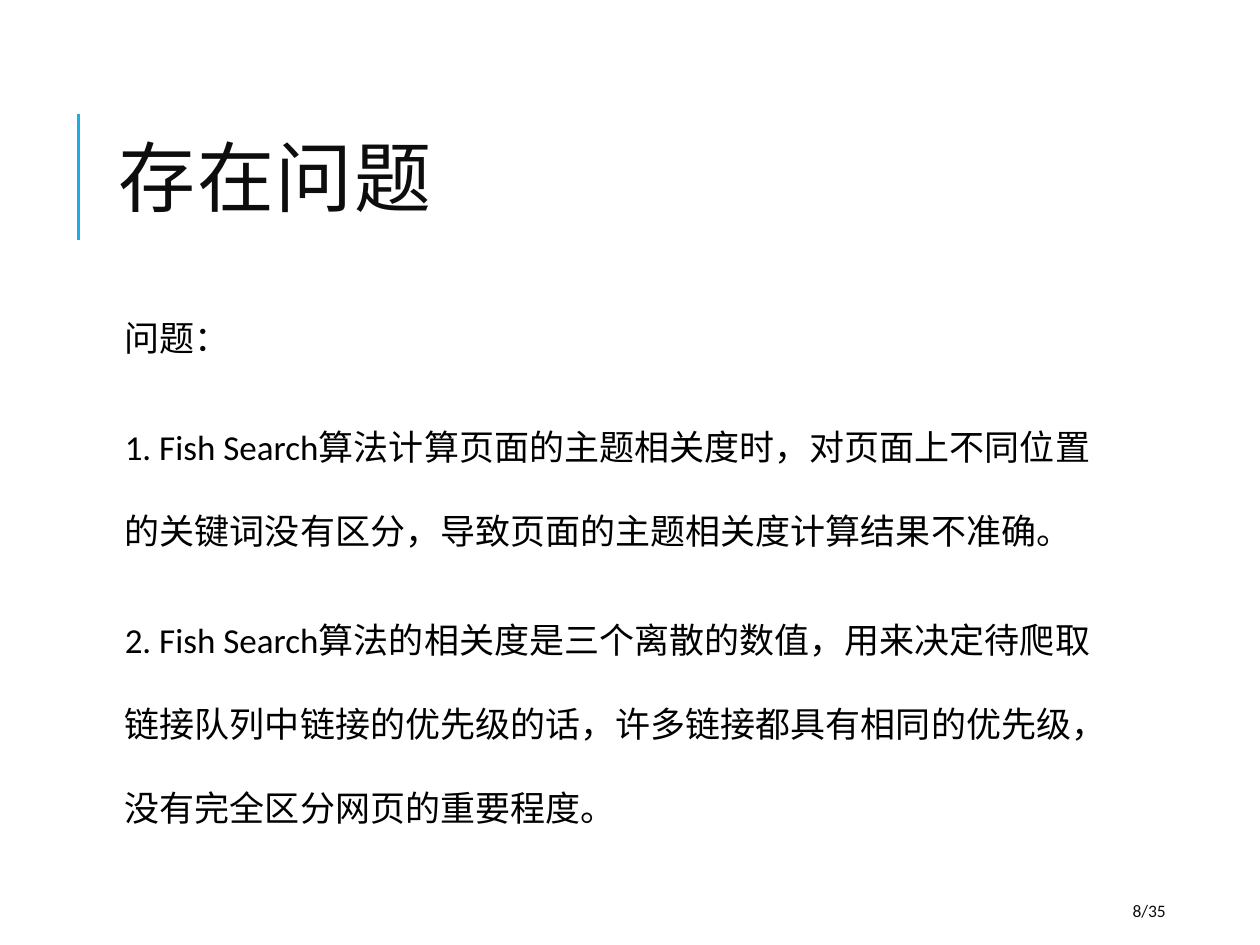
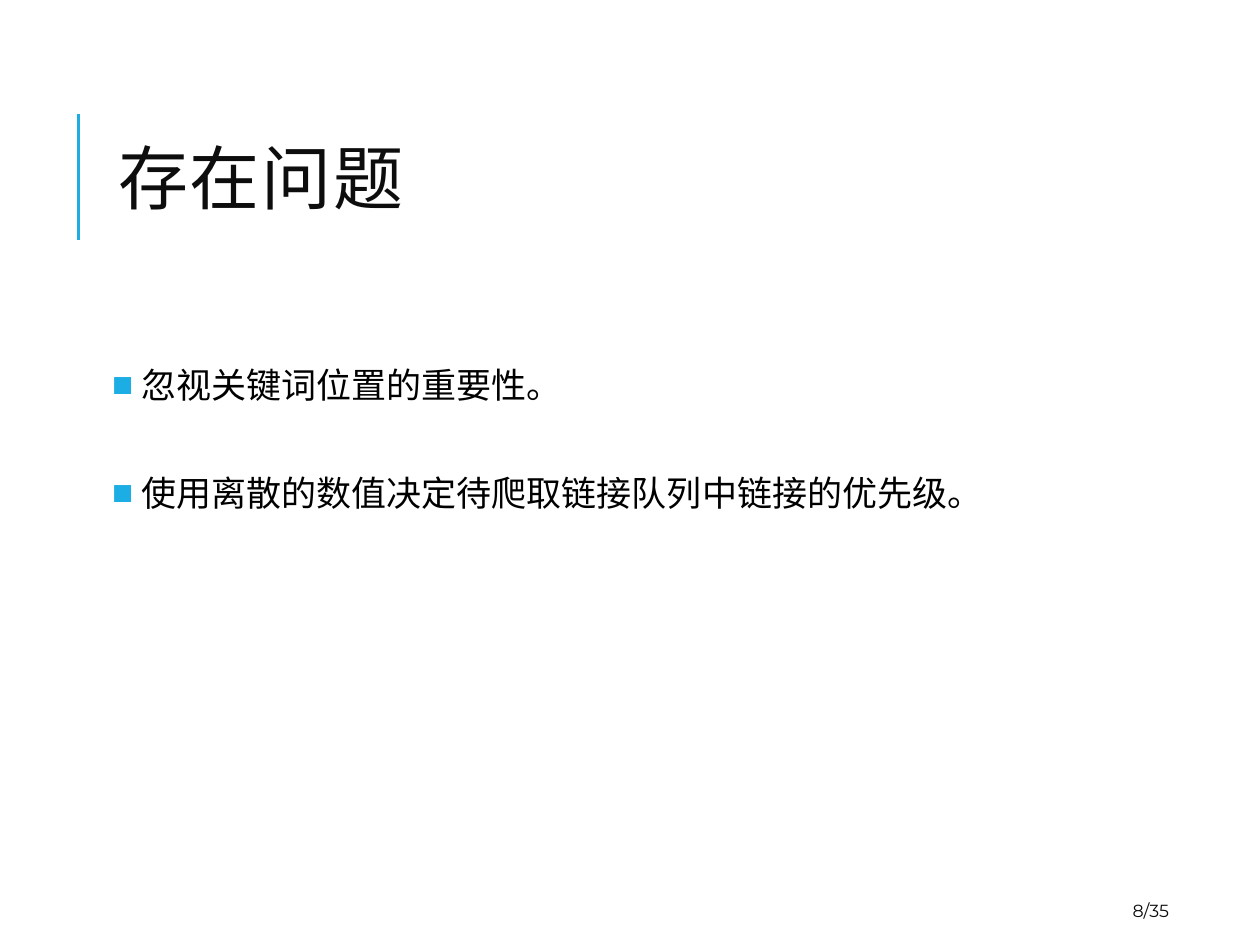
Before and after one commit to winniehajing/paper, a slide deck: slide 8 of 2012223040119-Defense-20150515-goahead.pptx. Drawn at 1260x945 pixels with LibreOffice and Linux fonts; fonts in the diff are those of the drawing. Boxes give left, top, right and bottom in pixels: in the first picture for what was removed or moved away, otherwise in the second. Text is boxed around its words. In the diff, an @@ line names an element or a change of style, - is before the commit and + after.

```diff
--- a/2012223040119-Defense-20150515-goahead.pptx
+++ b/2012223040119-Defense-20150515-goahead.pptx
@@ title "存在问题" at [118, 145, 403, 210]: size 44 to 40 pt, font Calibri to Montserrat @@
@@ text at [141, 368, 982, 509]: text changed; font Calibri to Arial @@
-  问题：
-  1. Fish Search算法计算页面的主题相关度时，对页面上不同位置的关键词没有区分，导致页面的主题相关度计算结果不准确。
-  2. Fish Search算法的相关度是三个离散的数值，用来决定待爬取链接队列中链接的优先级的话，许多链接都具有相同的优先级，没有完全区分网页的重要程度。
+■ 忽视关键词位置的重要性。
+■ 使用离散的数值决定待爬取链接队列中链接的优先级。
@@ page number at [1133, 902, 1170, 919]: font Calibri to Montserrat @@
```
Also in this commit, not shown: 27 other slides changed, 13 slides added, 3 slides removed, 2 other files.
